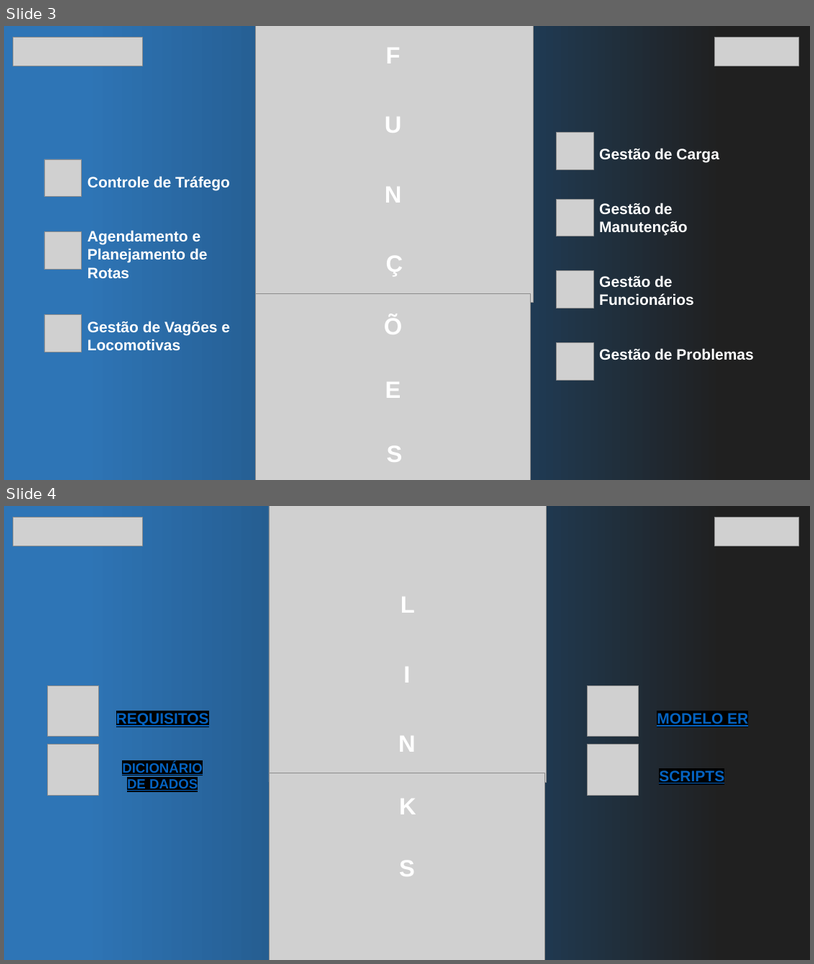
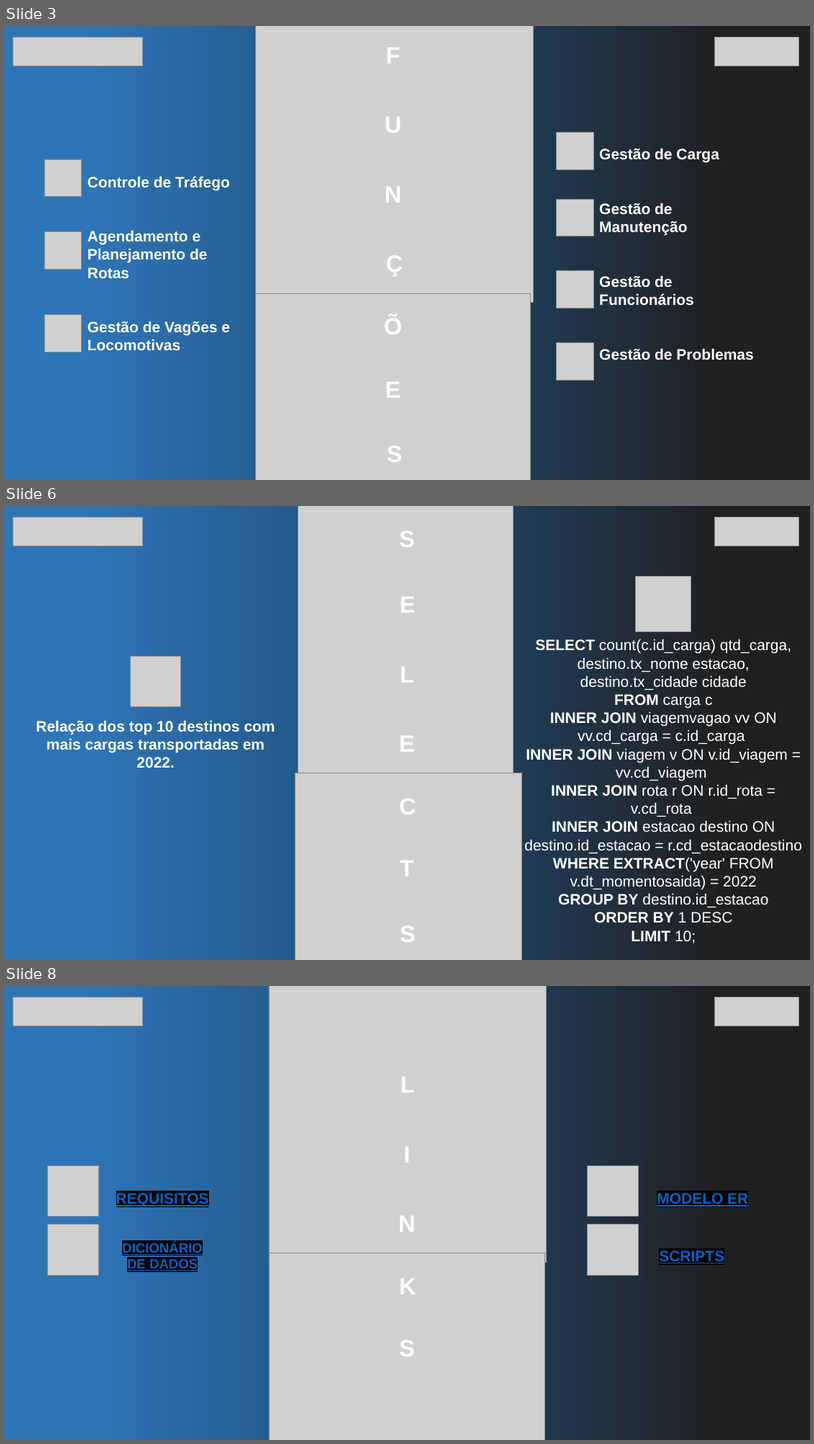
Before and after one commit to joaopaludo/RailWise, a slide deck: docs/Apresentação.pptx. Shown one above the other, each under a label of ours: slides 3 and 4 before the commit, slides 3, 6 and 8 after it; the slides between them are not shown. The pictures are 814x964 and 814x1444 pixels, drawn with LibreOffice and Linux fonts; fonts in the diff are those of the drawing; grey boxes stand for pictures. Boxes give left, top, right and bottom in pixels: in the first picture for what was removed or moved away, otherwise in the second. Text is boxed around its words. In the diff, an @@ line names an element or a change of style, - is before the commit and + after.

Commit message:
Adicionado Selects na Apresentação.pptx

```diff
--- a/docs/Apresentação.pptx
+++ b/docs/Apresentação.pptx
@@ slide 6 added at box(4, 506, 810, 960), background #FFFFFF @@
@@ rectangle added at box(4, 506, 810, 960), fill gradient #2E75B6 to #1F4E79 to #202020 @@
@@ picture added at box(13, 518, 142, 546) @@
@@ picture added at box(298, 506, 514, 782) @@
@@ picture added at box(715, 518, 799, 546) @@
@@ text added at box(399, 531, 415, 547), 28 pt, text #FFFFFF, bold @@
+S
@@ picture added at box(636, 576, 692, 632) @@
@@ text added at box(400, 597, 416, 613), 28 pt, text #FFFFFF, bold @@
+E
@@ picture added at box(131, 656, 180, 706) @@
@@ text added at box(525, 638, 802, 943), 18 pt, text #FFFFFF @@
+SELECT count(c.id_carga) qtd_carga, destino.tx_nome estacao, destino.tx_cidade cidade
+FROM carga c
+INNER JOIN viagemvagao vv ON vv.cd_carga = c.id_carga
+INNER JOIN viagem v ON v.id_viagem = vv.cd_viagem
+INNER JOIN rota r ON r.id_rota = v.cd_rota
+INNER JOIN estacao destino ON destino.id_estacao = r.cd_estacaodestino
+WHERE EXTRACT('year' FROM v.dt_momentosaida) = 2022
+GROUP BY destino.id_estacao
+ORDER BY 1 DESC
+LIMIT 10;
@@ text added at box(400, 667, 414, 682), 28 pt, text #FFFFFF, bold @@
+L
@@ text added at box(36, 720, 275, 767), 18 pt, text #FFFFFF, bold @@
+Relação dos top 10 destinos com mais cargas transportadas em 2022.
@@ text added at box(399, 736, 415, 752), 28 pt, text #FFFFFF, bold @@
+E
@@ picture added at box(295, 773, 522, 960) @@
@@ text added at box(399, 798, 417, 814), 28 pt, text #FFFFFF, bold @@
+C
@@ text added at box(400, 860, 414, 876), 28 pt, text #FFFFFF, bold @@
+T
@@ text added at box(400, 926, 416, 942), 28 pt, text #FFFFFF, bold @@
+S
@@ what was slide 4 is now slide 8 @@
```
Also in this commit, not shown: 3 other slides added.
